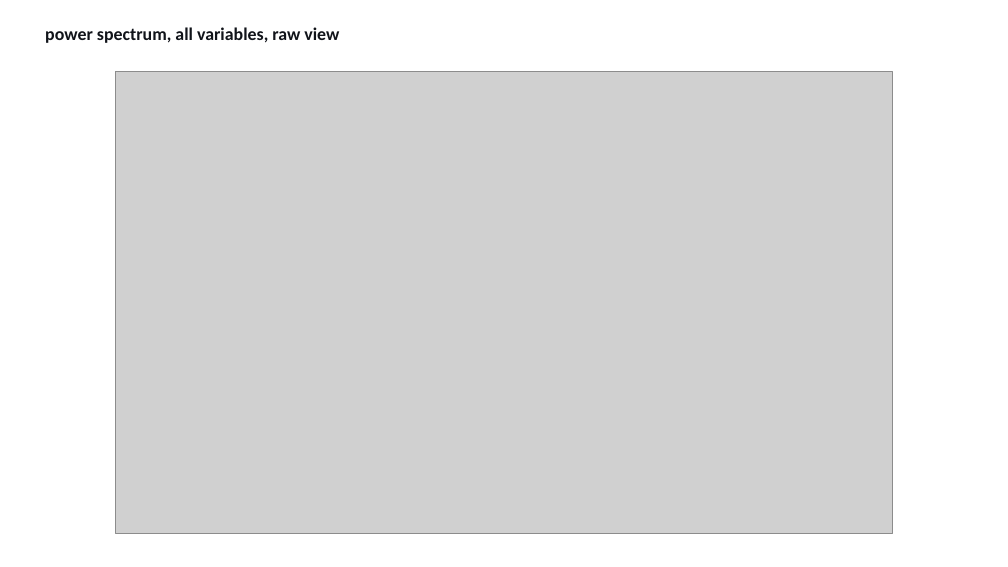
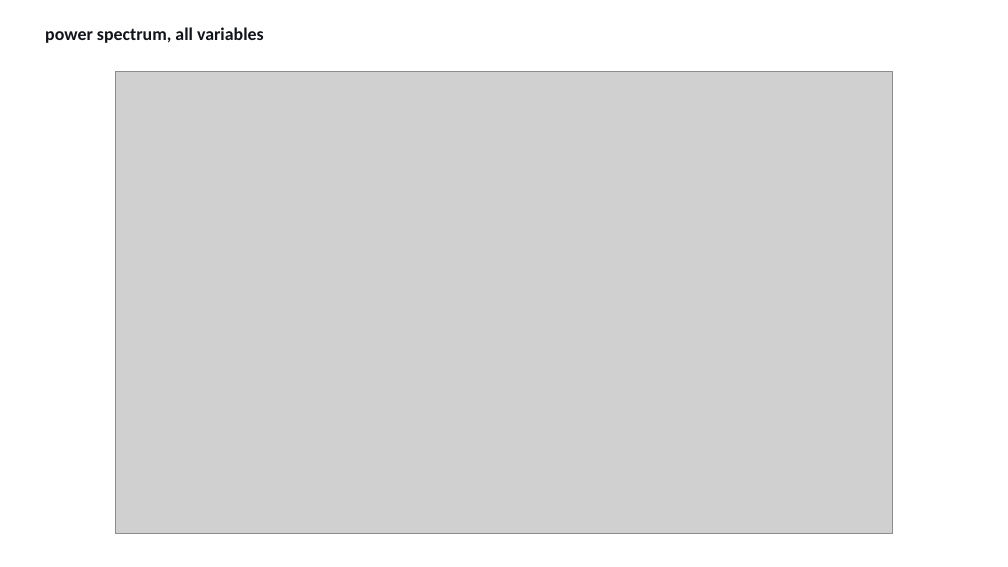
Before and after one commit to milhud/diffusion_downscaling_model, a slide deck: slide 2 of results/corrdiff_comparison/corrdiff_benchmark_slides.pptx. Drawn at 1008x567 pixels with LibreOffice and Linux fonts; fonts in the diff are those of the drawing; grey boxes stand for pictures. Boxes give left, top, right and bottom in pixels: in the first picture for what was removed or moved away, otherwise in the second. Text is boxed around its words. In the diff, an @@ line names an element or a change of style, - is before the commit and + after.

Commit message:
Swap accuracy to bar chart, training time to plain text, drop ratio-zoom slide
- Accuracy, all variables: bar chart instead of text bullets (that was
  backwards from what was asked -- bar chart for accuracy, plain text
  for training time).
- Training time (CorrDiff and ours): plain text slides instead of native
  pptx bar charts.
- Dropped the power-ratio zoomed slide entirely (scale/framing didn't
  read clearly) and the "raw view" wording from the remaining spectrum
  caption.
- Clarified "unrecorded crop locations" wording: CorrDiff's generate.py
  does not save which map location it ran on for each date, not just
  "unrecorded" with no explanation.
- Noted where the 6 comparison dates came from: random held-out
  test-year samples from scripts/run_generic_baselines.py (seed 0).

```diff
--- a/results/corrdiff_comparison/corrdiff_benchmark_slides.pptx
+++ b/results/corrdiff_comparison/corrdiff_benchmark_slides.pptx
@@ text at <box>45,27,264,43</box>: text changed @@
-power spectrum, all variables, raw view
+power spectrum, all variables
```
Also in this commit, not shown: 7 other slides changed, 2 slides added, 3 slides removed, 7 other files.
